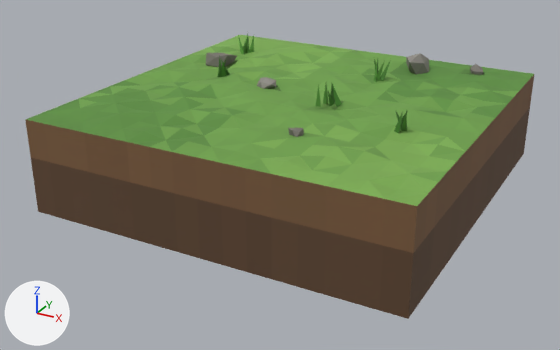
One commit to the glTF model models/tiles/grass_3.glb: the scene before it, then after it.
One viewpoint serves both versions: a 50 mm lens placed at (1.81, -3.54, 1.27), pointed at (-0.05, -0.15, -0.42). Every picture has the same lights, and +X, +Y and +Z are marked at lower left. The picture after the commit comes second. Vertices at exactly the same position are counted once.

The first picture shows 'Grass3'.
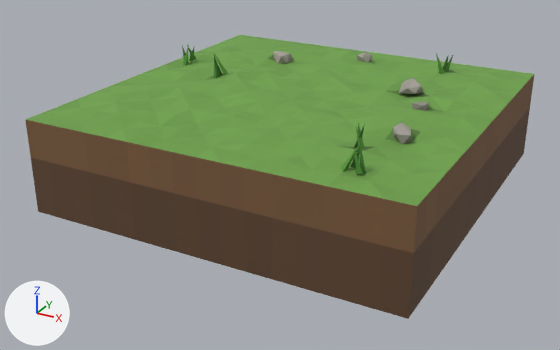
Location of each change, [x1, y1, x2, y2] in pixels of the pictures (560 x 350 px; the box of a moved part takes in the faces that stretch with it):
'Grass3', reshaped: before [25, 33, 534, 319]; after [25, 35, 534, 319]
part 1 of me_grass3, moved or reshaped: before [206, 53, 237, 67]; after [412, 102, 429, 111]
part 2 of me_grass3, moved or reshaped: before [470, 64, 484, 75]; after [393, 123, 412, 144]
part 3 of me_grass3, moved or reshaped: before [245, 33, 249, 53]; after [214, 54, 218, 78]
part 4 of me_grass3, moved or reshaped: before [330, 86, 335, 102]; after [443, 56, 448, 70]
part 5 of me_grass3, deleted: before [218, 35, 403, 137]
part 6 of me_grass3, reshaped: before [406, 53, 429, 74]; after [357, 52, 453, 94]
part 7 of me_grass3, built on: before [394, 110, 407, 133]; after [340, 123, 366, 175]
part 8 of me_grass3, built on (mostly hidden before): before [243, 35, 248, 52]; after [182, 44, 293, 65]
part 9 of me_grass3, reshaped: before [218, 60, 226, 77]; after [214, 55, 228, 77]
part 10 of me_grass3, recoloured: [27, 35, 534, 206] in both

What the commit changed:
me_grass3 is used by ob_grass3; location (0.0, 0.0, 0.0).
me_grass3 had 564 vertices, 1015 faces and spanned x -1.0..1.0, y -1.0..1.0, z -0.5..0.13.
me_grass3 now has 552 vertices, 1003 faces and spans x -1.0..1.0, y -1.0..1.0, z -0.5..0.14.
me_grass3 part 1: the loose piece of 12 vertices spanning x -0.78..-0.64, y 0.22..0.4, z -0.05..0.07 is turned 16.5 degrees about the z axis through its middle and scaled by 0.615, then moved by (1.34, -0.24, 0.0).
me_grass3 part 2: the loose piece of 12 vertices spanning x 0.66..0.76, y 0.78..0.88, z -0.01..0.06 is moved by (-0.01, -1.18, 0.0).
me_grass3 part 3: the loose piece of 4 vertices spanning x -0.72..-0.68, y 0.58..0.64, z -0.01..0.13 is moved by (0.13, -0.56, 0.0).
me_grass3 part 4: the loose piece of 4 vertices spanning x 0.18..0.22, y -0.09..-0.02, z -0.01..0.12 is moved by (0.33, 0.84, 0.0).
me_grass3 part 5: 16 loose pieces with 80 vertices, spanning x -0.76..0.68, y -0.59..0.65, z -0.02..0.13, are deleted.
me_grass3 part 6: 12 vertices moved from x 0.29..0.45, y 0.64..0.84, z -0.03..0.11 to x -0.01..0.07, y 0.75..0.84, z -0.02..0.06; 20 vertices added at x 0.43..0.59, y 0.24..0.81, z -0.02..0.13.
me_grass3 part 7: 12 vertices moved from x 0.63..0.7, y -0.33..-0.25, z -0.01..0.12 to x 0.55..0.61, y -0.61..-0.55, z 0.0..0.12; 16 vertices added at x 0.6..0.72, y -0.85..-0.77, z -0.03..0.14.
me_grass3 part 8: 4 vertices moved from x -0.74..-0.68, y 0.57..0.6, z -0.01..0.13 to x -0.92..-0.88, y 0.19..0.22, z 0.0..0.12; 24 vertices added at x -0.92..-0.37, y 0.18..0.61, z -0.01..0.13.
me_grass3 part 9: 1 vertex moved within x -0.57, y 0.07, z 0.0; 3 vertices removed from x -0.56..-0.51, y 0.04..0.06, z -0.01..0.12; 11 vertices added at x -0.62..-0.53, y 0.03..0.12, z -0.02..0.13.
me_grass3 part 10: 303 kept faces spanning x -1.0..1.0, y -1.0..1.0, z -0.02..0.12 get new vertex colours; the middle colour goes from green #609441 to green #6ea049.
